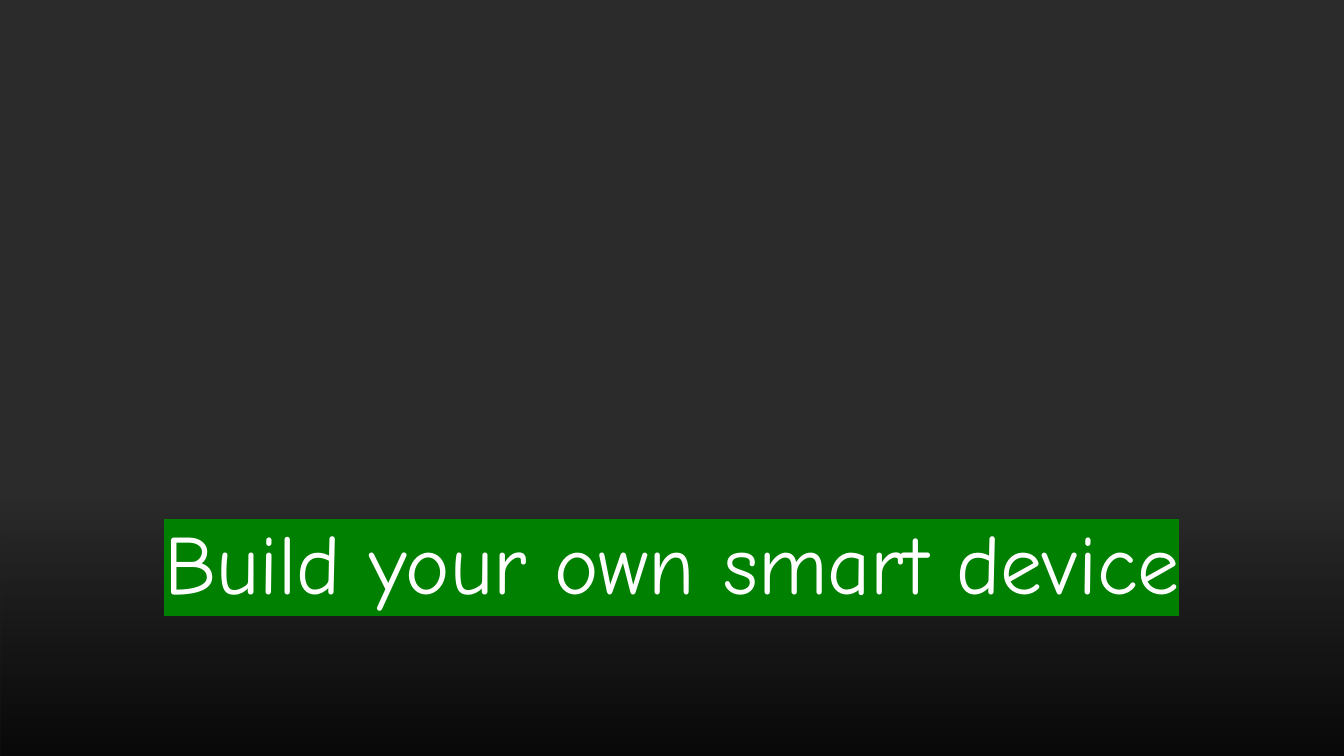
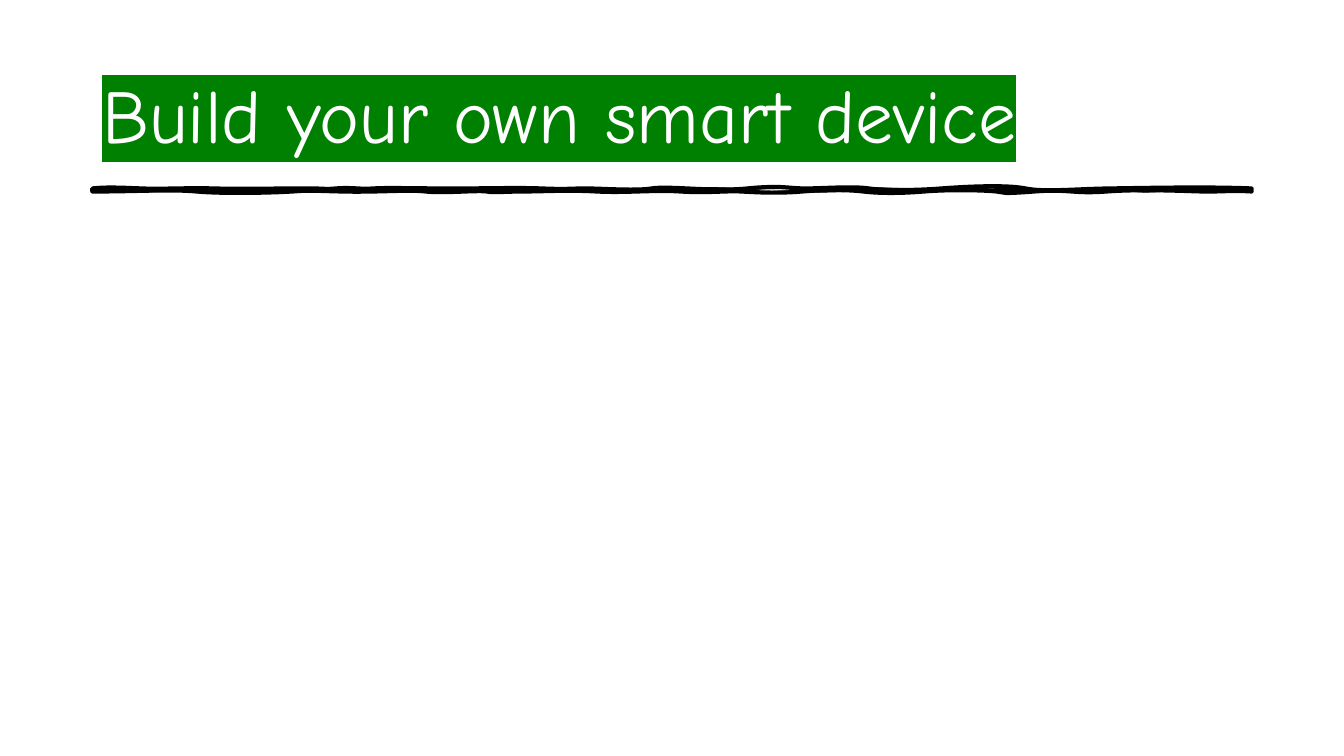
Before and after one commit to aswinpchn/Task, a slide deck: slide 5 of LEDController Raspberry Pi/Build your own smart device.pptx (slide 4 before the commit). Drawn at 1344x756 pixels with LibreOffice and Linux fonts; fonts in the diff are those of the drawing; background and template pictures are left out; a plain dark background stands for a picture behind light text. Boxes give left, top, right and bottom in pixels: in the first picture for what was removed or moved away, otherwise in the second. Text is boxed around its words. In the diff, an @@ line names an element or a change of style, - is before the commit and + after.

```diff
--- a/LEDController Raspberry Pi/Build your own smart device.pptx
+++ b/LEDController Raspberry Pi/Build your own smart device.pptx
@@ background picture (left out) to #FFFFFF @@
@@ rectangle removed at <box>0,0,1344,756</box> @@
@@ title "Build your own smart device": place and size @@
-title "Build your own smart device" at <box>164,536,1179,621</box>
+title "Build your own smart device" at <box>102,91,1016,167</box>
@@ title "Build your own smart device" at <box>102,91,1016,167</box>: size 60 to 54 pt; alignment centre to left @@
@@ freeform shape added at <box>93,189,1252,192</box>, fill #000000, outline #000000 3 pt @@
@@ rectangle removed at <box>0,499,1344,756</box> @@
```
Also in this commit, not shown: 4 other slides changed, 7 slides added, 1 slide removed, 2 other files.
